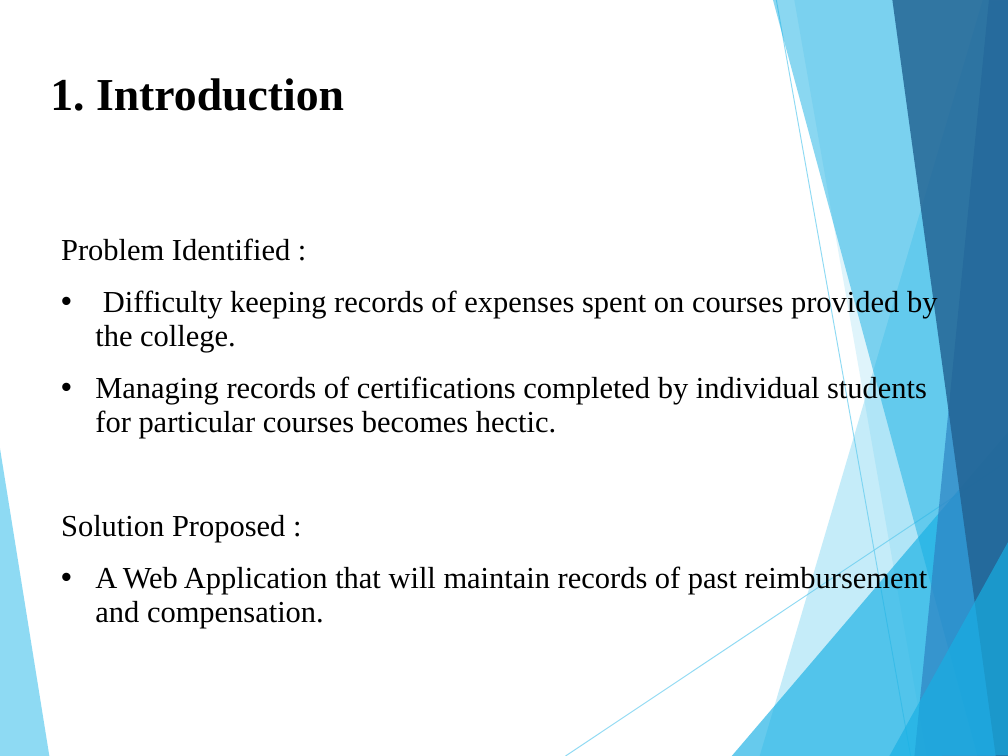
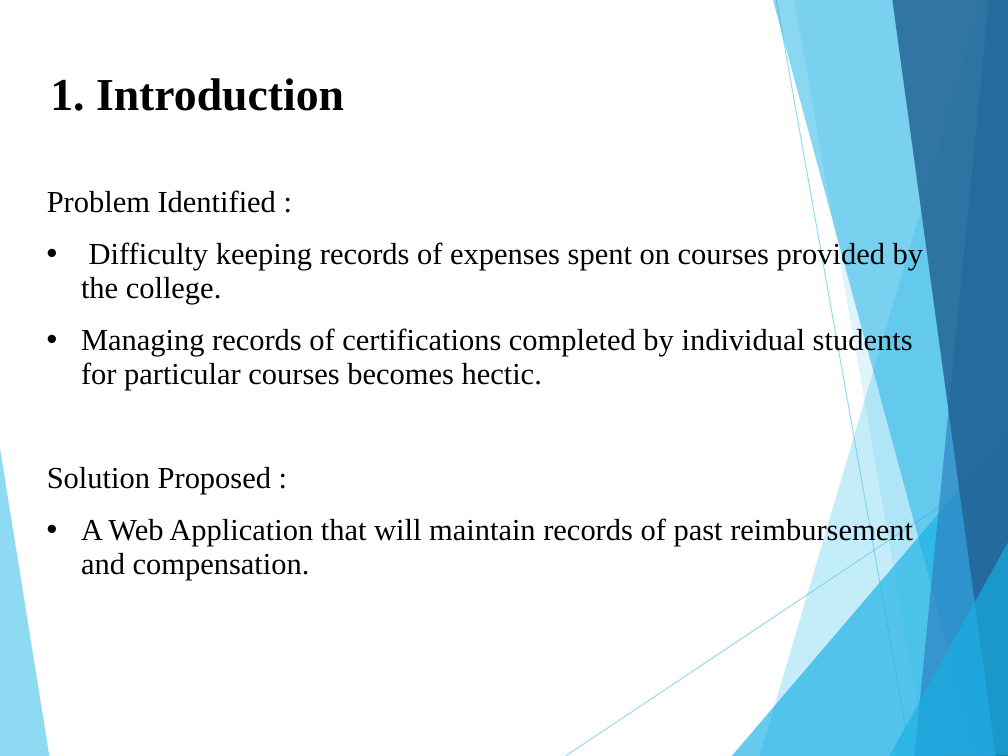
Before and after one commit to rahul007-bit/Reimbursement, a slide deck: slide 3 of Reimbursement Services PPT.pptx. Drawn at 1008x756 pixels with LibreOffice and Linux fonts; fonts in the diff are those of the drawing. Boxes give left, top, right and bottom in pixels: in the first picture for what was removed or moved away, otherwise in the second. Text is boxed around its words. In the diff, an @@ line names an element or a change of style, - is before the commit and + after.

```diff
--- a/Reimbursement Services PPT.pptx
+++ b/Reimbursement Services PPT.pptx
@@ text "Problem Identified :" moved from (x1=61, y1=238, x2=937, y2=628) to (x1=47, y1=190, x2=923, y2=580) @@
```
Also in this commit, not shown: 9 other slides changed, 1 slide added, 10 other files.
